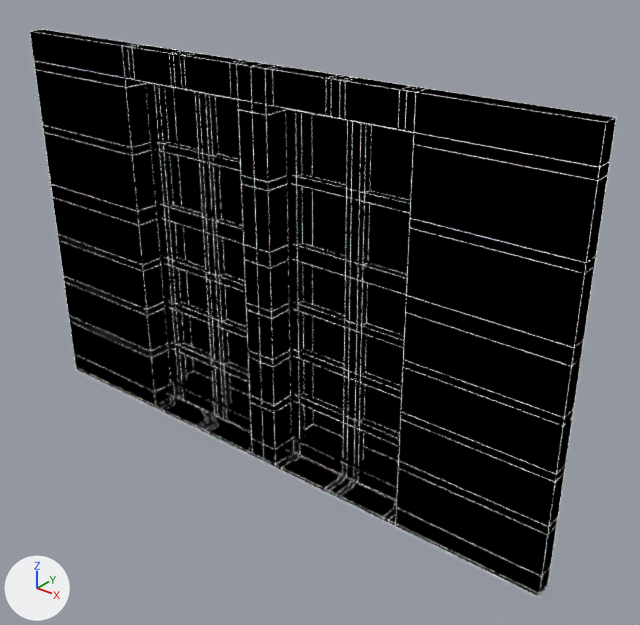
The Blender file assets/door.blend: old version first, new version second.
Both versions are drawn from a 50 mm lens placed at (3.58, -4.19, 2.18), pointed at (0.31, -0.09, -0.36). Every picture has the same lights, and +X, +Y and +Z are marked at lower left.

Before the edit, the objects in view are built like this:
```python
mat_default_001 = emission_material('default.001')
mat_default_001.base_color = (1.0, 1.0, 1.0)  # white #ffffff
mat_material = bpy.data.materials.new('Material')
mat_material.use_nodes = True; mat_material.node_tree.nodes.clear()
_N = mat_material.node_tree.nodes; _L = mat_material.node_tree.links
n0 = _N.new('ShaderNodeOutputMaterial'); n0.name = 'Material Output'
n1 = _N.new('ShaderNodeUVMap'); n1.name = 'UV Map'
n1.uv_map = 'UVMap'
n2 = _N.new('ShaderNodeMapping'); n2.name = 'Mapping'
n3 = _N.new('ShaderNodeEmission'); n3.name = 'Emission'
n4 = _N.new('ShaderNodeTexImage'); n4.name = 'Image Texture'
n4.image = img_tex_2000x_png
n4.extension = 'CLIP'
_L.new(n2.outputs[0], n4.inputs[0])  # 'Vector' to 'Vector'
_L.new(n1.outputs[0], n2.inputs[0])  # 'UV' to 'Vector'
_L.new(n3.outputs[0], n0.inputs[0])  # 'Emission' to 'Surface'
_L.new(n4.outputs[0], n3.inputs[0])  # 'Color' to 'Color'
me_cube = bpy.data.meshes.new('Cube')
me_cube.from_pydata(...)  # 672 vertices, 606 faces; spans x -2.11..2.11, y -1.0..-0.6, z -1.0..1.73
me_cube.materials.append(mat_material)
me_cube_001 = bpy.data.meshes.new('Cube.001')
me_cube_001.from_pydata(...)  # 672 vertices, 606 faces; spans x -2.11..2.11, y -1.0..-0.6, z -1.0..1.73
me_cube_001.materials.append(mat_default_001)  # white #ffffff
ob_door = bpy.data.objects.new('door', me_cube)
ob_door.location = (0.029, 0.62, -0.501)
ob_doorwire = bpy.data.objects.new('doorWire', me_cube_001)
ob_doorwire.location = (0.029, 0.62, -0.501)
_m = ob_doorwire.modifiers.new('Subdivision', 'SUBSURF')
_m.subdivision_type = 'SIMPLE'
_m.levels = 0
_m.render_levels = 0
_m = ob_doorwire.modifiers.new('Wireframe', 'WIREFRAME')
_m.thickness = 0.002
```
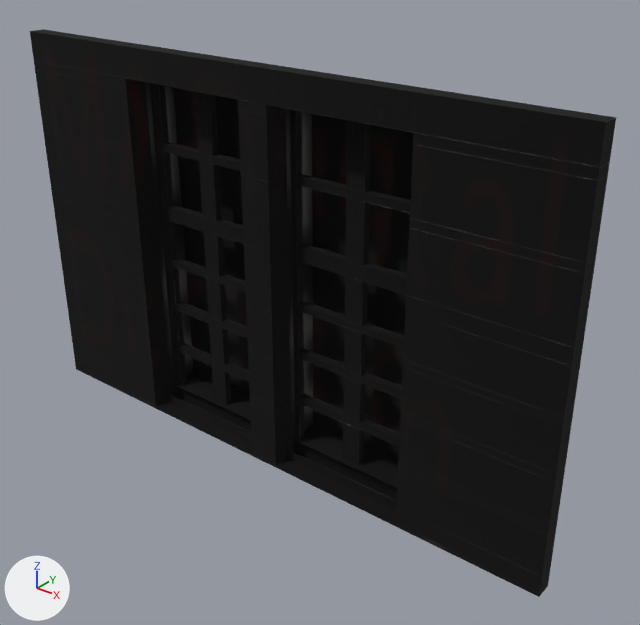
Boxes [x1, y1, x2, y2] around the edits, measured in the pictures (640 x 625 px):
'door', recoloured: [30, 30, 616, 596] in both
'doorWire', recoloured (grey to black): [30, 29, 616, 597] in both

What changed in the scene script:
```text
Change mat_material:
    remove n0 = _N.new('ShaderNodeOutputMaterial'); n0.name = 'Material Output'
    remove n3 = _N.new('ShaderNodeEmission'); n3.name = 'Emission'
    add n0 = _N.new('ShaderNodeOutputMaterial'); n0.name = 'Material Output'
    add n5 = _N.new('ShaderNodeBsdfPrincipled'); n5.name = 'Principled BSDF'
    add n5.distribution = 'GGX'
    add n5.subsurface_method = 'BURLEY'
    add n5.inputs[2].default_value = 1.0  # 'Roughness'
    add n5.inputs[3].default_value = 1.45  # 'IOR'
    where n4 = _N.new('ShaderNodeTexImage'); n4.name = 'Image Texture'
    remove _L.new(n3.outputs[0], n0.inputs[0])  # 'Emission' to 'Surface'
    remove _L.new(n4.outputs[0], n3.inputs[0])  # 'Color' to 'Color'
    add _L.new(n4.outputs[0], n5.inputs[0])  # 'Color' to 'Base Color'
    add _L.new(n5.outputs[0], n0.inputs[0])  # 'BSDF' to 'Surface'
    add _L.new(n4.outputs[1], n5.inputs[18])  # 'Alpha' to 'Transmission Weight'
Change mat_default_001:
    mat_default_001: emission_material('default.001') -> principled_material('default.001')
    mat_default_001.base_color: (1.0, 1.0, 1.0) -> (0.0, 0.0, 0.0)  # white #ffffff -> black #000000
```
